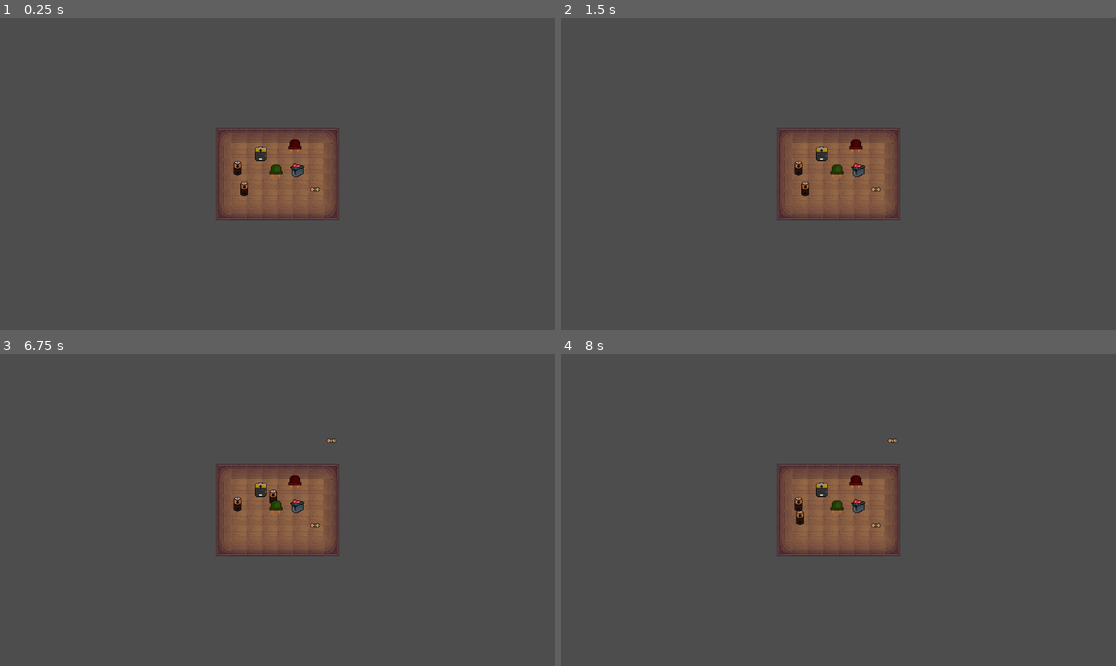
Above: before the commit, frames 1-4 (two rows, left to right).
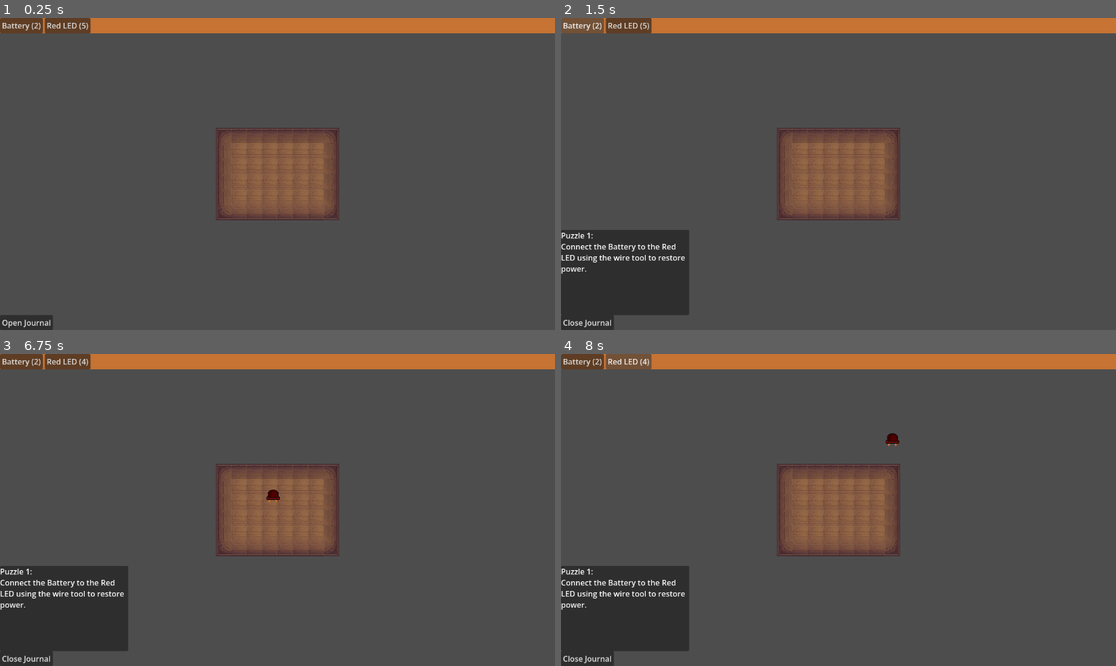
Above: after the commit, the same moments.

Repository: DootMario/proiectITFest
Game: Godot game, scene res://scenes/game.tscn
Two runs of this game, one before a commit and one after it. Both use one fixed random seed, a clock stepped at 60 frames per second and the inputs below.
Inputs (mouse positions are in pixels of both pictures, inside the frame that each line leads up to):
- Up to frame 1 (0.25 s): no input
- Up to frame 2 (1.5 s): click (588, 323) at 0.5 s, where only the run after the commit has a clickable "Open Journal"; click (583, 24) at 1.25 s, where only the run after the commit has a clickable "Battery (2)"
- Up to frame 3 (6.75 s): click (66, 360) at 2 s, where only the run after the commit has a clickable "Red LED (5)"; click (22, 360) at 2.75 s, where only the run after the commit has a clickable "Battery (2)"; click (66, 360) at 3.5 s, where only the run after the commit has a clickable "Red LED (5)"; click (22, 360) at 4.25 s, where only the run after the commit has a clickable "Battery (2)"; click (66, 360) at 5 s, where only the run after the commit has a clickable "Red LED (5)"; tap Enter at 5.75 s; drag from (277, 510) to (333, 441) at 5.77 s; tap Space at 6.5 s; drag from (244, 525) to (333, 441) at 6.52 s
- Up to frame 4 (8 s): click (627, 360) at 7.25 s, where only the run after the commit has a clickable "Red LED (4)"

The runs differ from the first frame. In frame 1, 5.8% of the frame differs, in the area x 0-100%, y 0-100%; in frame 2, 12%; in frame 3, 12%; in frame 4, 12%.

Commit message:
finished ui
i love being sleep deprived

Diff:
--- a/proiect-it-fest/scenes/game.tscn
+++ b/proiect-it-fest/scenes/game.tscn
@@ -1,41 +1,13 @@
 [gd_scene format=3 uid="uid://bpq6nkgki6vf7"]
 
 [ext_resource type="PackedScene" uid="uid://c3tcqln4leb03" path="res://scenes/grid.tscn" id="1_yqjtg"]
-[ext_resource type="PackedScene" uid="uid://c0t0b76qx10ec" path="res://scenes/rezist.tscn" id="2_p57ef"]
+[ext_resource type="PackedScene" uid="uid://blcow0wlhdtp1" path="res://scenes/level.tscn" id="3_lbhrr"]
 [ext_resource type="PackedScene" uid="uid://5a1mssp8yude" path="res://scenes/paning_camera.tscn" id="3_lnu2h"]
-[ext_resource type="PackedScene" uid="uid://cpavt6s1fmqwr" path="res://scenes/sursa.tscn" id="4_u5sy4"]
-[ext_resource type="PackedScene" uid="uid://b0xujhf3ig3mg" path="res://scenes/red_led.tscn" id="5_gee14"]
-[ext_resource type="PackedScene" uid="uid://ctecm6tm8ef0l" path="res://scenes/sursa_mare.tscn" id="6_0tnpc"]
-[ext_resource type="PackedScene" uid="uid://b8qf8ib0pypr2" path="res://scenes/green_led.tscn" id="6_u5sy4"]
-[ext_resource type="PackedScene" uid="uid://c2ux7pv8ex7pf" path="res://scenes/switch.tscn" id="7_gee14"]
 
 [node name="Game" type="Node2D" unique_id=57844600]
 
 [node name="paningCamera" parent="." unique_id=853510291 instance=ExtResource("3_lnu2h")]
 
-[node name="Rezist" parent="." unique_id=402071729 instance=ExtResource("2_p57ef")]
-
 [node name="Grid" parent="." unique_id=2071597713 instance=ExtResource("1_yqjtg")]
 
-[node name="Sursa" parent="." unique_id=1182129977 instance=ExtResource("4_u5sy4")]
-position = Vector2(-69, 31)
-
-[node name="RedLED" parent="." unique_id=450884269 instance=ExtResource("5_gee14")]
-position = Vector2(36, -57)
-
-[node name="Green_LED" parent="." unique_id=580264055 instance=ExtResource("6_u5sy4")]
-position = Vector2(-3, -5)
-
-[node name="Switch" parent="." unique_id=1210687197 instance=ExtResource("7_gee14")]
-position = Vector2(41, -6)
-
-[node name="SursaMare" parent="." unique_id=1863410743 instance=ExtResource("6_0tnpc")]
-position = Vector2(-35, -42)
-is_battery = true
-voltage_output = 18.0
-
-[node name="Rezist2" parent="." unique_id=2009485005 instance=ExtResource("2_p57ef")]
-position = Vector2(78, 32)
-
-[node name="Sursa2" parent="." unique_id=878684221 instance=ExtResource("4_u5sy4")]
-position = Vector2(-83, -12)
+[node name="Level" parent="." unique_id=2068069766 instance=ExtResource("3_lbhrr")]
--- a/proiect-it-fest/scenes/level.tscn
+++ b/proiect-it-fest/scenes/level.tscn
@@ -2,8 +2,11 @@
 
 [ext_resource type="Script" uid="uid://b4xjlror15uhj" path="res://scripts/level.gd" id="1_2q6dc"]
 [ext_resource type="PackedScene" uid="uid://cjpoi8tgq1uuo" path="res://ui/inventory_bar.tscn" id="2_w7c3h"]
+[ext_resource type="PackedScene" uid="uid://0k0a6fx4ip0d" path="res://ui/journal_ui.tscn" id="3_w8frs"]
 
 [node name="Level" type="Node2D" unique_id=2068069766]
 script = ExtResource("1_2q6dc")
 
 [node name="InventoryBar" parent="." unique_id=1037446870 instance=ExtResource("2_w7c3h")]
+
+[node name="Journal_UI" parent="." unique_id=181825677 instance=ExtResource("3_w8frs")]
--- a/proiect-it-fest/scripts/level.gd
+++ b/proiect-it-fest/scripts/level.gd
@@ -11,6 +11,8 @@
 		{"name": "Red LED", "scene": "res://scenes/red_led.tscn", "count": 5}
 	]
 	$InventoryBar.set_items(items)
+	if has_node("Journal_UI"):
+		$Journal_UI.set_guide_text("Puzzle 1:\nConnect the Battery to the Red LED using the wire tool to restore power.")
 
 func _unhandled_input(event):
 	if event is InputEventMouseButton and event.button_index == MOUSE_BUTTON_LEFT and event.pressed:
--- a/proiect-it-fest/ui/UI.tscn
+++ /dev/null
@@ -1,7 +0,0 @@
-[gd_scene format=3 uid="uid://ltnkbmyj4tj6"]
-
-[node name="Ui" type="CanvasLayer" unique_id=1453898375]
-
-[node name="Inventory" type="Panel" parent="." unique_id=1234390982]
-offset_right = 40.0
-offset_bottom = 40.0
--- /dev/null
+++ b/proiect-it-fest/ui/journal_ui.gd
@@ -0,0 +1,33 @@
+extends CanvasLayer
+
+@onready var journal_panel = $JournalPanel
+@onready var toggle_button = $Toggle
+@onready var guide_text = $JournalPanel/GuideText
+
+func _ready() -> void:
+	# 1. Start with the journal closed
+	journal_panel.hide()
+
+	# 2. Connect the button press to our toggle function
+	toggle_button.pressed.connect(_on_toggle_button_pressed)
+
+func _on_toggle_button_pressed() -> void:
+	# Toggle the visibility of the panel
+	journal_panel.visible = !journal_panel.visible
+
+	# Update the button text depending on the state
+	if journal_panel.visible:
+		toggle_button.text = "Close Journal"
+	else:
+		toggle_button.text = "Open Journal"
+
+# The level can call this to update the puzzle instructions
+func set_guide_text(new_text: String) -> void:
+	if guide_text != null:
+		guide_text.text = new_text
+
+# Optional: Auto-open the journal when new text is received
+func update_and_open(new_text: String) -> void:
+	set_guide_text(new_text)
+	if not journal_panel.visible:
+		_on_toggle_button_pressed()
--- /dev/null
+++ b/proiect-it-fest/ui/journal_ui.tscn
@@ -0,0 +1,34 @@
+[gd_scene format=3 uid="uid://0k0a6fx4ip0d"]
+
+[ext_resource type="Script" uid="uid://5epds42cl1yc" path="res://ui/journal_ui.gd" id="1_arpl6"]
+
+[node name="Journal_UI" type="CanvasLayer" unique_id=181825677]
+script = ExtResource("1_arpl6")
+
+[node name="Toggle" type="Button" parent="." unique_id=2075567757]
+anchors_preset = 2
+anchor_top = 1.0
+anchor_bottom = 1.0
+offset_top = -8.0
+offset_right = 8.0
+grow_vertical = 0
+text = "Open Journal
+"
+
+[node name="JournalPanel" type="Panel" parent="." unique_id=979965032]
+anchors_preset = 2
+anchor_top = 1.0
+anchor_bottom = 1.0
+offset_top = -208.0
+offset_right = 266.0
+offset_bottom = -31.0
+grow_vertical = 0
+
+[node name="GuideText" type="RichTextLabel" parent="JournalPanel" unique_id=1890478094]
+layout_mode = 1
+anchors_preset = 15
+anchor_right = 1.0
+anchor_bottom = 1.0
+grow_horizontal = 2
+grow_vertical = 2
+fit_content = true
Not shown, added: proiect-it-fest/ui/journal_ui.gd.uid
